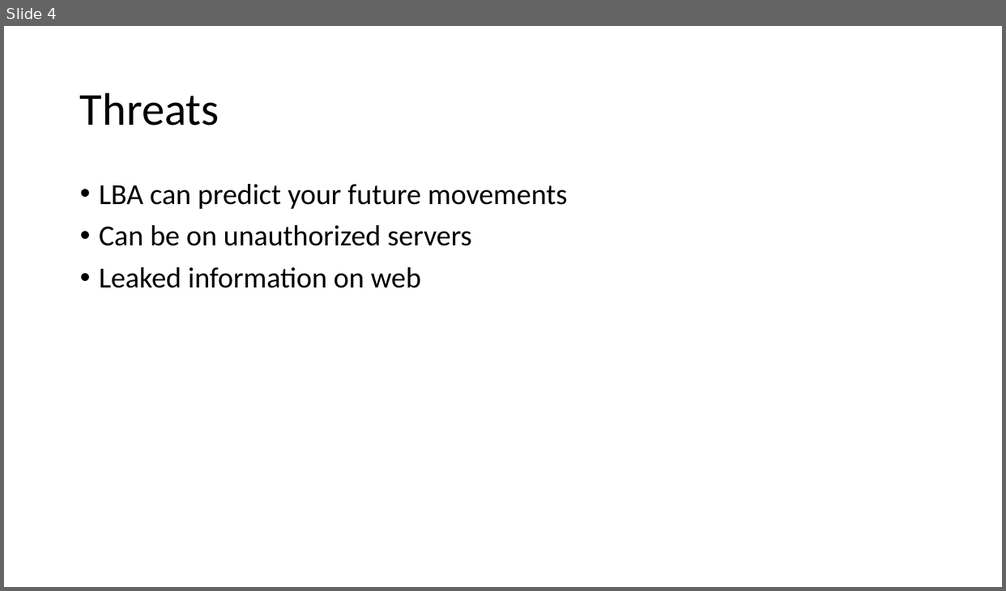
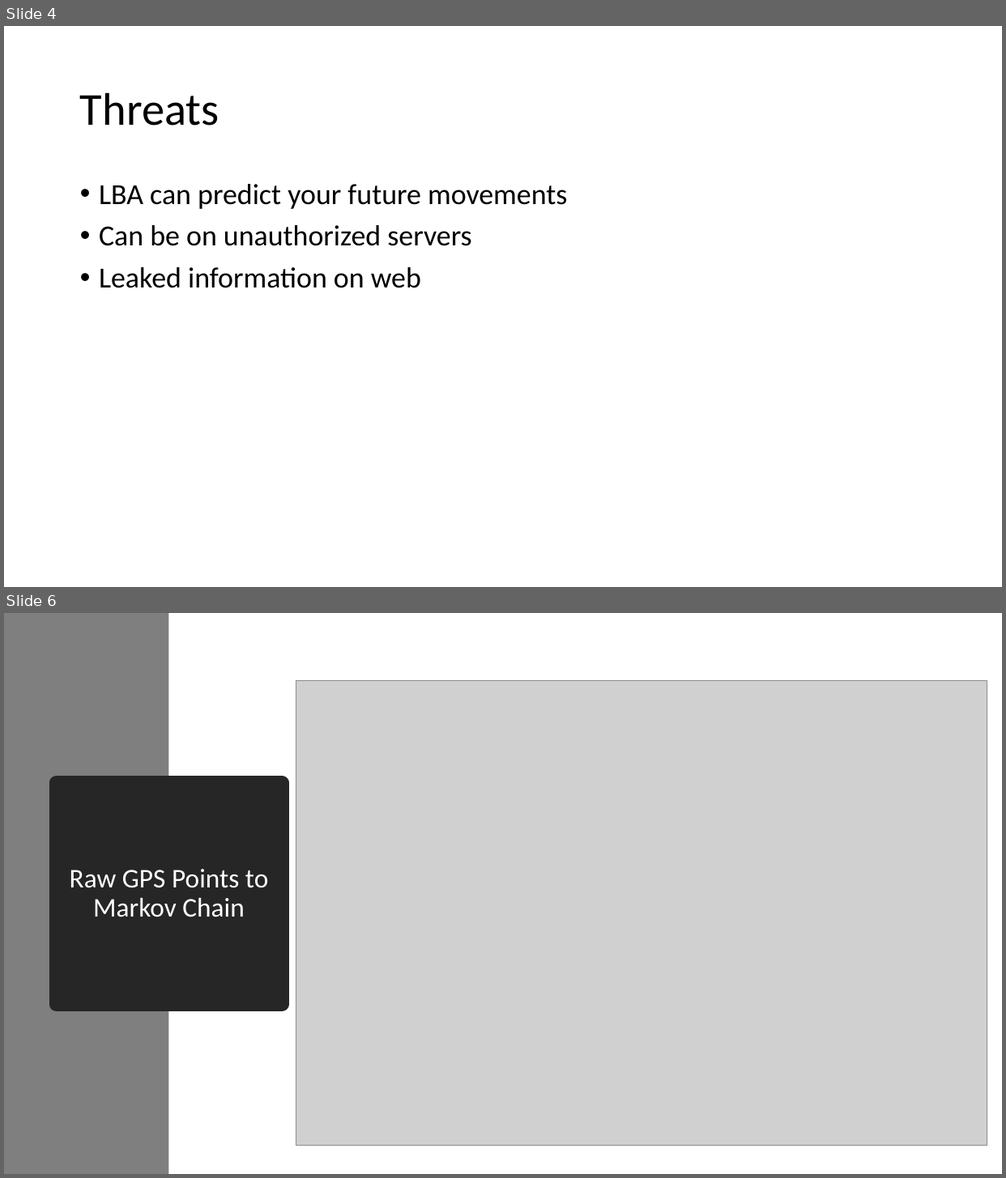
Before and after one commit to shank121991/winthesislocation, a slide deck: Writings/Final.pptx. Shown one above the other, each under a label of ours: slide 4 before the commit, slides 4 and 6 after it; the slides between them are not shown. The pictures are 1006x591 and 1006x1178 pixels, drawn with LibreOffice and Linux fonts; fonts in the diff are those of the drawing; grey boxes stand for pictures. Boxes give left, top, right and bottom in pixels: in the first picture for what was removed or moved away, otherwise in the second. Text is boxed around its words. In the diff, an @@ line names an element or a change of style, - is before the commit and + after.

```diff
--- a/Writings/Final.pptx
+++ b/Writings/Final.pptx
@@ slide 6 added at box(4, 613, 1002, 1174), background #FFFFFF @@
@@ rectangle added at box(4, 613, 168, 1174), fill #7F7F7F @@
@@ picture added at box(296, 681, 987, 1146) @@
@@ title added at box(57, 783, 282, 1004), fill #262626, outline #262626 13.75 pt, 26 pt, text #FFFFFF @@
+Raw GPS Points to Markov Chain
```
Also in this commit, not shown: 1 slide changed, 9 other slides added, 1 slide removed, 48 other files.
